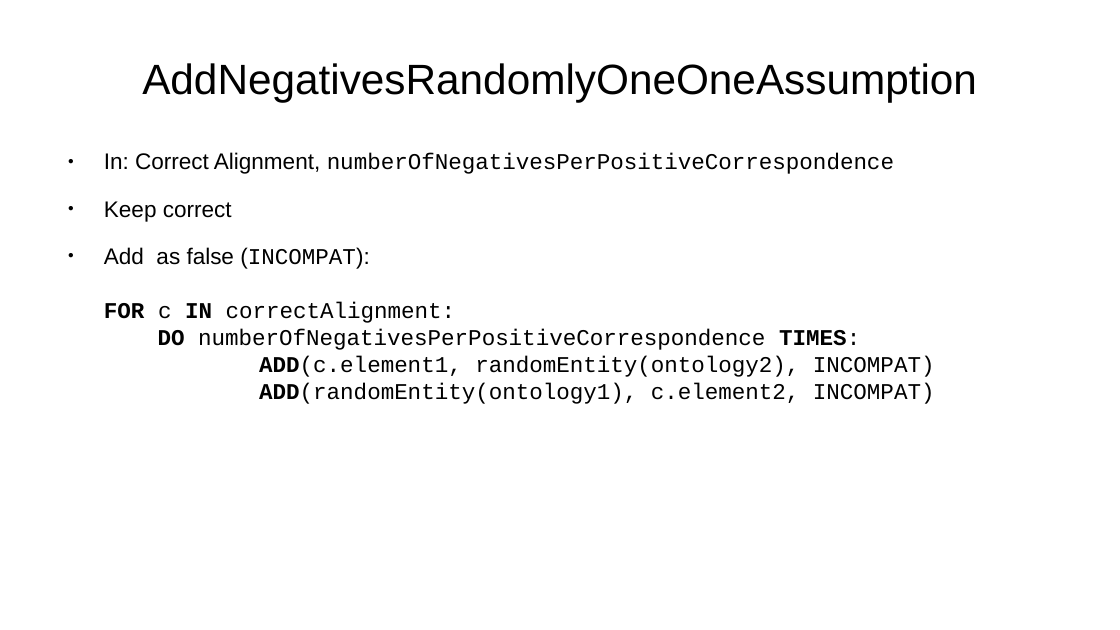
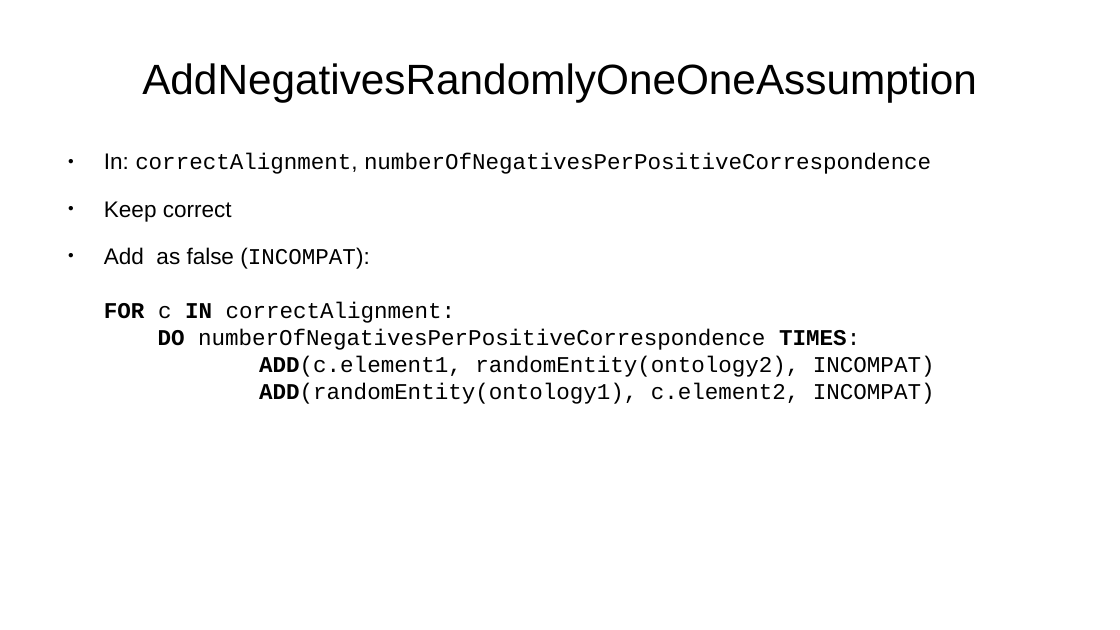
Before and after one commit to dwslab/melt, a slide deck: slide 6 of documentation/melt_transformers_graphics.odp. Drawn at 1120x630 pixels with LibreOffice and Linux fonts; fonts in the diff are those of the drawing. Boxes give left, top, right and bottom in pixels: in the first picture for what was removed or moved away, otherwise in the second. Text is boxed around its words. In the diff, an @@ line names an element or a change of style, - is before the commit and + after.

```diff
--- a/documentation/melt_transformers_graphics.odp
+++ b/documentation/melt_transformers_graphics.odp
@@ text at (104,153,931,174): text changed @@
-● In: Correct Alignment, numberOfNegativesPerPositiveCorrespondence
+● In: correctAlignment, numberOfNegativesPerPositiveCorrespondence
```
Also in this commit, not shown: 1 other slide changed.
